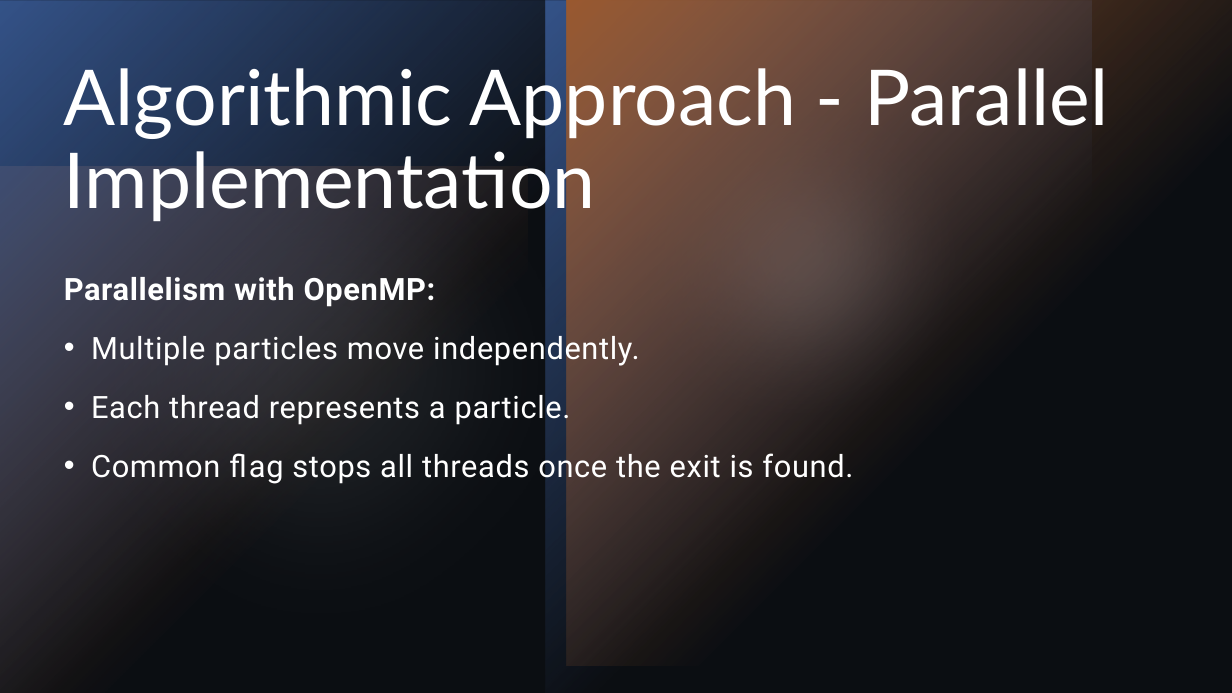
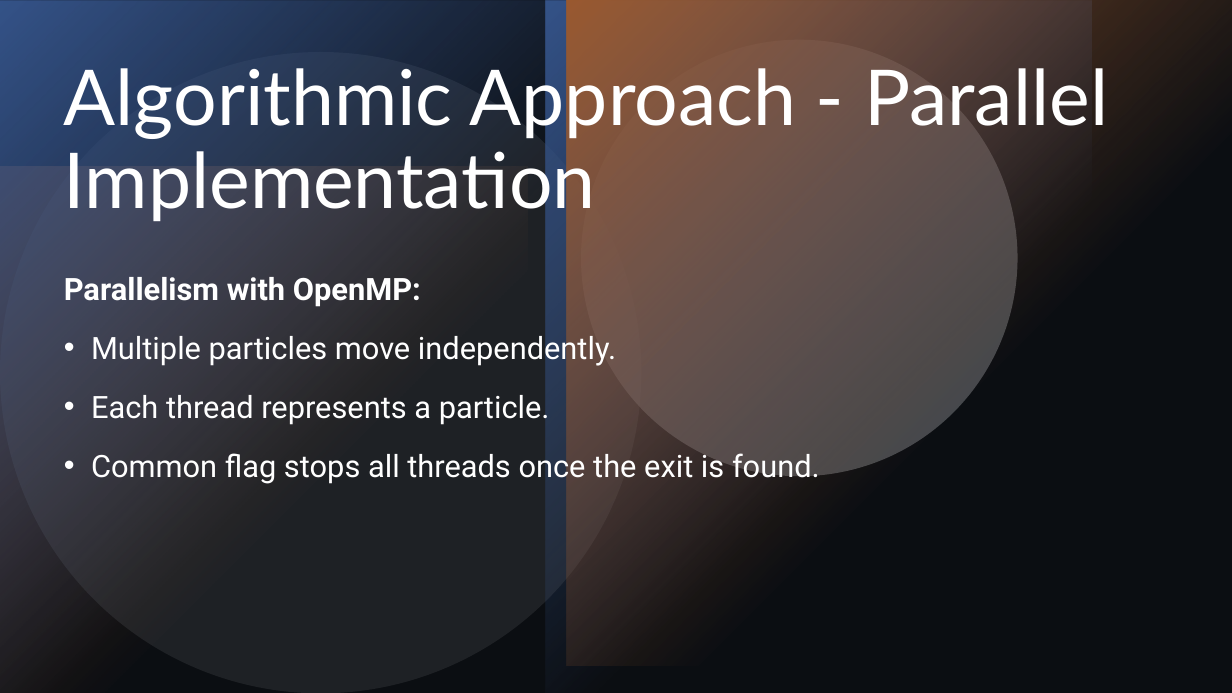
Before and after one commit to R-Marconi01/Maze-Solver, a slide deck: slide 6 of Maze Solver.pptx (slide 5 before the commit). Drawn at 1232x693 pixels with LibreOffice and Linux fonts; fonts in the diff are those of the drawing. Boxes give left, top, right and bottom in pixels: in the first picture for what was removed or moved away, otherwise in the second. Text is boxed around its words. In the diff, an @@ line names an element or a change of style, - is before the commit and + after.

```diff
--- a/Maze Solver.pptx
+++ b/Maze Solver.pptx
@@ mirrored; rotation 180 to 0 degrees in 3 elements at (0,0,546,693), (546,0,1092,693), (567,0,1232,666) @@
@@ mirrored; rotation 0 to 180 degrees in 3 elements at (581,40,1018,476), (0,52,641,693), (0,166,528,693) @@
@@ text "Parallelism with OpenMP:" at (64,277,820,485): letter spacing 0.5 to 0 pt; less space between paragraphs @@
```
Also in this commit, not shown: 3 other slides changed, 4 slides added, 4 slides removed.
